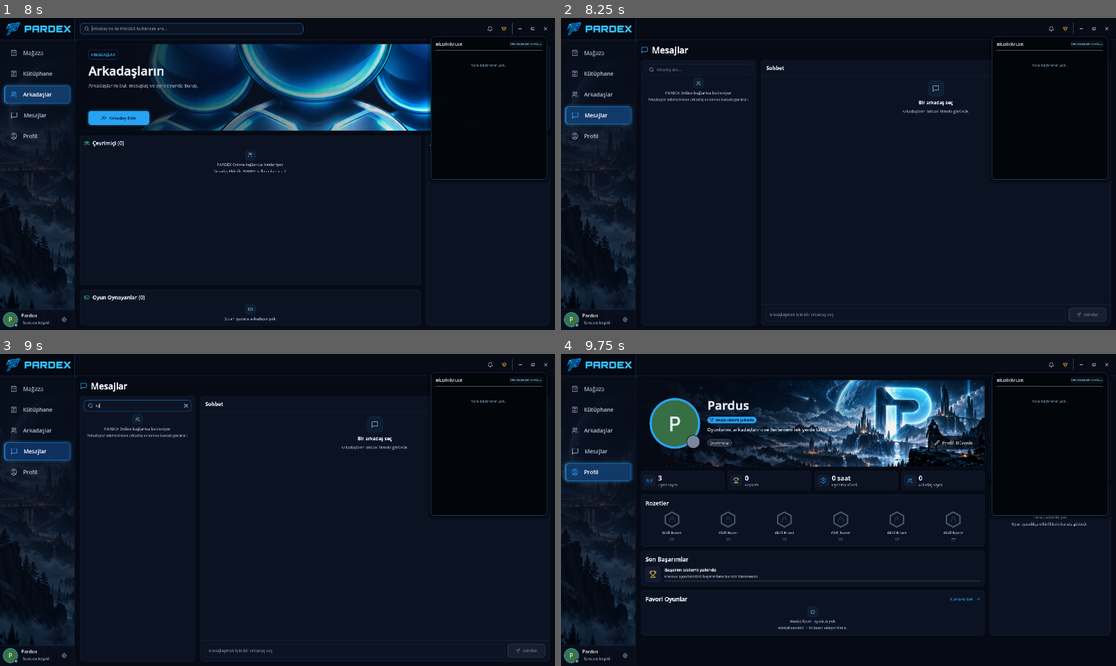
Above: before the commit, frames 1-4 (two rows, left to right).
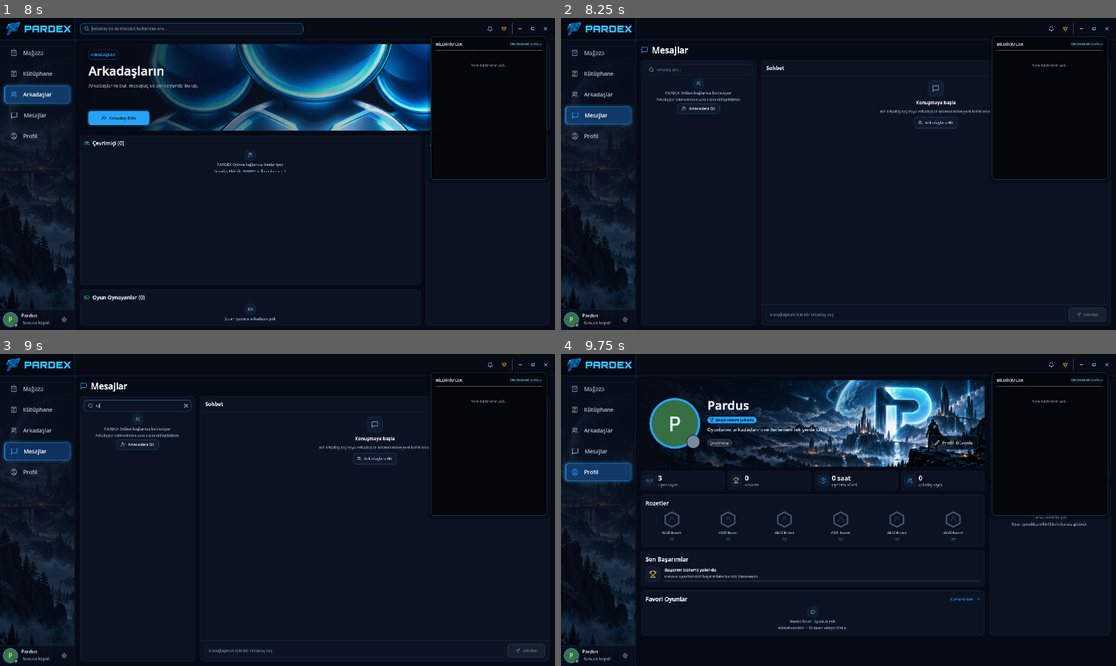
Above: after the commit, the same moments.

Repository: SerkanAydin06/Pardex
Game: Godot game, scene res://scenes/main.tscn
Same seed, same stepped clock (60 frames per second), same inputs: the game is played once before the commit and once after it.
Inputs (mouse positions are in pixels of both pictures, inside the frame that each line leads up to):
- Up to frame 1 (8 s): click (194, 27) at 0.52 s; type "12" at 0.6 s; click (488, 27) at 1.25 s; click (505, 27) at 2 s; click (521, 27) at 2.75 s; click (532, 27) at 3.5 s; click "Mağaza" at 4.25 s; click "Kütüphane" at 5 s; click "Oyna" at 5.75 s; click "Oyna" at 6.5 s; click "Arkadaşlar" at 7.25 s
- Up to frame 2 (8.25 s): click "Mesajlar" at 8 s
- Up to frame 3 (9 s): click (138, 407) at 8.77 s; type "12" at 8.85 s
- Up to frame 4 (9.75 s): click "Profil" at 9.5 s

Frame 1 is identical in both runs. In frame 2, 0.4% of the frame differs, in the area x 15-78%, y 25-36%; in frame 3, 0.4%; in frame 4, nothing differs.

Commit message:
Polish the messages empty state and navigation

Diff:
--- a/scripts/pages/messages_page.gd
+++ b/scripts/pages/messages_page.gd
@@ -4,6 +4,7 @@
 # recent first, unread badges). Right: the open conversation and a message
 # box. History lives on the server (last 200 messages per friend).
 
+signal navigate(page: String)
 
 const UI := preload("res://scripts/ui/pardex_ui.gd")
 const BUBBLE_MAX_WIDTH := 520.0
@@ -67,11 +68,14 @@
 
 
 func _build() -> void:
-	add_theme_constant_override("separation", 14)
+	add_theme_constant_override("separation", 12)
+	var heading := UI.vbox(3)
 	var title := UI.hbox(12)
 	title.add_child(UI.icon("message", 26, UI.ACCENT))
 	title.add_child(UI.label("Mesajlar", 30, UI.TEXT, true))
-	add_child(title)
+	heading.add_child(title)
+	heading.add_child(UI.label("Arkadaşlarınla doğrudan yazış, oyundaysa tek tıkla katıl.", 13, UI.TEXT_2))
+	add_child(heading)
 	var columns := UI.named(UI.hbox(16), "MessageColumns") as HBoxContainer
 	columns.size_flags_vertical = Control.SIZE_EXPAND_FILL
 	add_child(columns)
@@ -81,7 +85,7 @@
 	left.size_flags_vertical = Control.SIZE_EXPAND_FILL
 	var left_column := UI.vbox(10)
 	left.add_child(left_column)
-	left_column.add_child(UI.named(UI.search_field("Arkadaş ara...", 38), "ConversationSearch"))
+	left_column.add_child(UI.named(UI.search_field("Sohbetlerde ara...", 38), "ConversationSearch"))
 	var list_scroll := ScrollContainer.new()
 	list_scroll.size_flags_vertical = Control.SIZE_EXPAND_FILL
 	list_scroll.horizontal_scroll_mode = ScrollContainer.SCROLL_MODE_DISABLED
@@ -210,7 +214,12 @@
 	var friends := _sorted_friends()
 	if friends.is_empty():
 		var message := "PARDEX Online bağlantısı bekleniyor" if not PardexOnline.is_online() else "Henüz arkadaşın yok"
-		_list.add_child(UI.empty_state("friends", message, "Arkadaşlar sekmesinden arkadaş ekleyince burada görünür.", true))
+		var state := UI.empty_state("friends", message, "Arkadaşlar sekmesinden yeni kişiler ekleyebilirsin.", true)
+		var action := UI.button("Arkadaşlara Git", "ghost", 12, 34, "user_plus")
+		action.size_flags_horizontal = Control.SIZE_SHRINK_CENTER
+		action.pressed.connect(func(): navigate.emit("friends"))
+		state.add_child(action)
+		_list.add_child(state)
 		return
 	var shown := 0
 	for profile in friends:
@@ -303,7 +312,13 @@
 	UI.clear(_messages)
 	var profile := _find_friend(_selected_id)
 	if profile.is_empty():
-		_messages.add_child(UI.empty_state("message", "Bir arkadaş seç", "Arkadaşların soldaki listede görünür."))
+		var state := UI.empty_state("message", "Konuşmaya başla", "Bir arkadaş seç veya Arkadaşlar sekmesinden yeni birini ekle.")
+		var action := UI.button("Arkadaşlara Git", "ghost", 13, 40, "friends")
+		action.custom_minimum_size.x = 150
+		action.size_flags_horizontal = Control.SIZE_SHRINK_CENTER
+		action.pressed.connect(func(): navigate.emit("friends"))
+		state.add_child(action)
+		_messages.add_child(state)
 		return
 	if not _histories.has(_selected_id):
 		_messages.add_child(UI.empty_state("message", "Mesajlar yükleniyor…", "", true))
